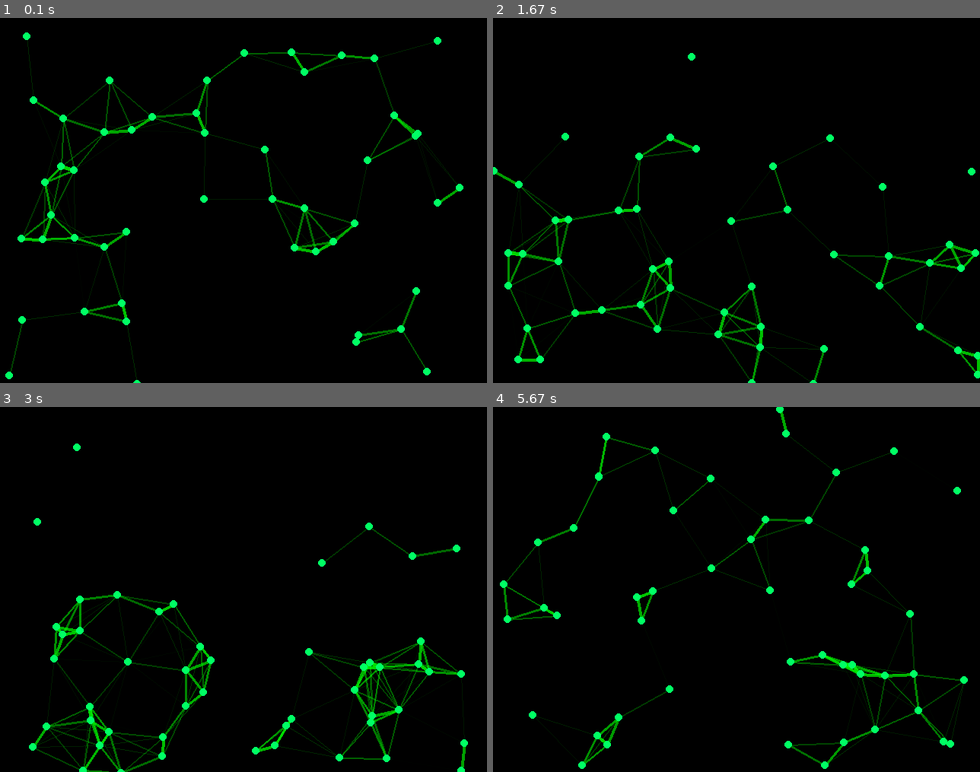
Above: before the commit, frames 1-4 (two rows, left to right).
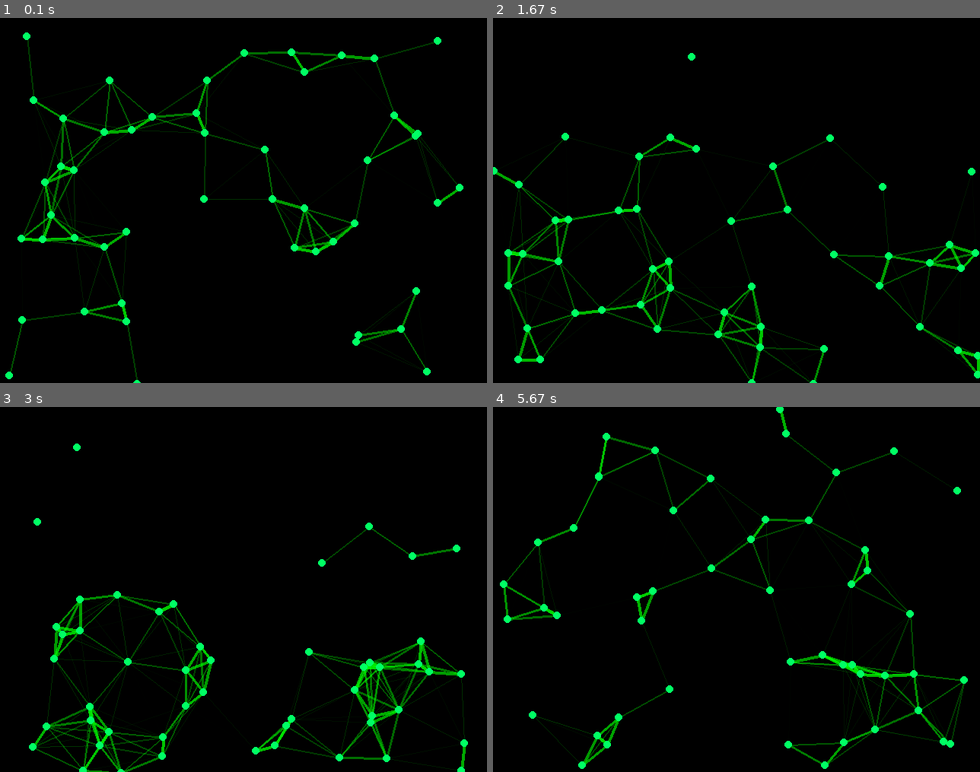
Above: after the commit, the same moments.

Repository: turborium/NetEffectPyGame
Game: pygame game, started from main.py
Same seed, same stepped clock (60 frames per second), same inputs: the game is played once before the commit and once after it.
Inputs:
- Up to frame 1 (0.1 s): no input
- Up to frame 2 (1.67 s): no input
- Up to frame 3 (3 s): no input
- Up to frame 4 (5.67 s): tap Enter every 0.33 s from 3.33 to 5.33 s

The runs differ from the first frame. In frame 1, 0.6% of the frame differs, in the area x 5-94%, y 6-100%; in frame 2, 0.5%; in frame 3, 0.8%, in the area x 7-95%, y 53-100%; in frame 4, 0.7%.

Commit message:
Add files via upload

Diff:
--- a/main.py
+++ b/main.py
@@ -1,5 +1,5 @@
 #-------------------------------------------------------------------------------
-# Name:        module3
+# Name:        main
 # Purpose:
 #
 # Author:      crazzzypeter
@@ -16,7 +16,7 @@
 
 WIDTH=320*2
 HEIGHT=240*2
-FADEDISTANCE=100
+FADEDISTANCE=110
 POINTSCOUNT=50
 
 @dataclass
@@ -55,8 +55,7 @@
         if point.y > HEIGHT:
           point.dy = -abs(point.dy)
 
-def draw(surface):
-    alpha_surface = pygame.Surface(surface.get_size(), pygame.SRCALPHA)
+def draw(surface, alpha_surface):
     for i in range(0, len(points)):
         for j in range(i + 1, len(points)):
             # вычисляем расстояние между линиями в -00 -> 0..1
@@ -80,12 +79,12 @@
 def main():
     pygame.init()
     surface = pygame.display.set_mode(size=(WIDTH,HEIGHT), depth=32)
+    alpha_surface = pygame.Surface(surface.get_size(), pygame.SRCALPHA)
     clock = pygame.time.Clock()
-
-    is_running = True
 
     init()
 
+    is_running = True
     while is_running:
         # events
         for event in pygame.event.get():
@@ -96,7 +95,7 @@
 
         # draw
         surface.fill([0,0,0]) # white background
-        draw(surface)
+        draw(surface, alpha_surface)
 
         clock.tick(30)
 
